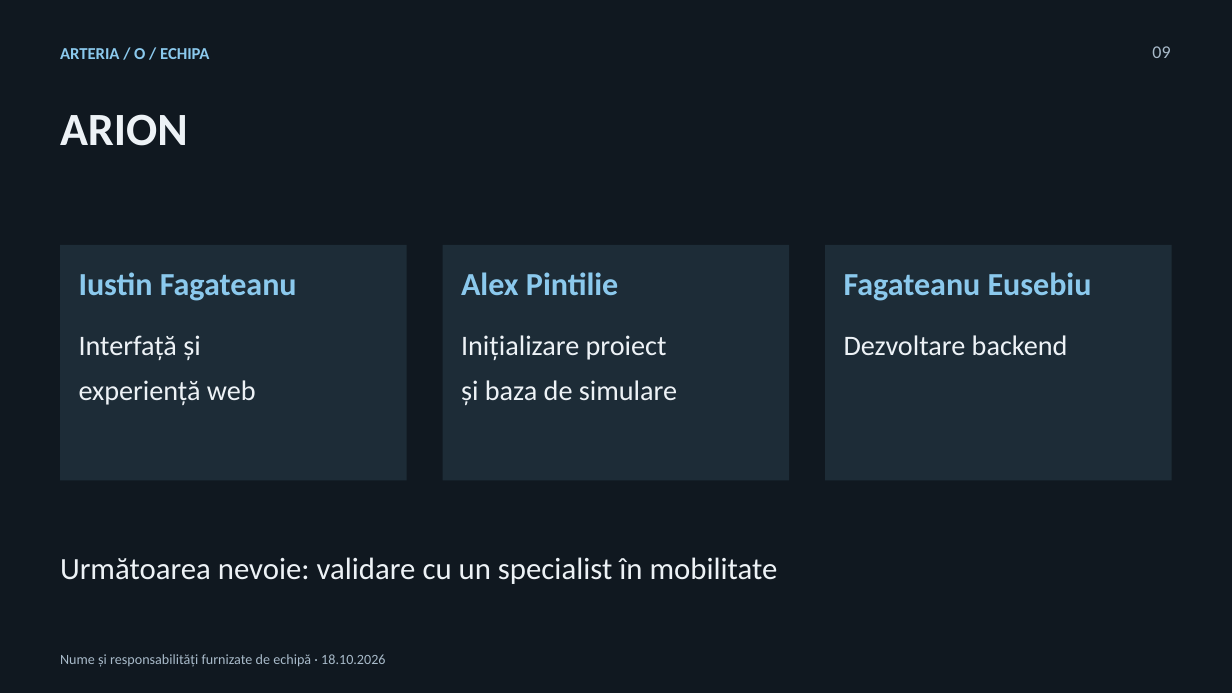
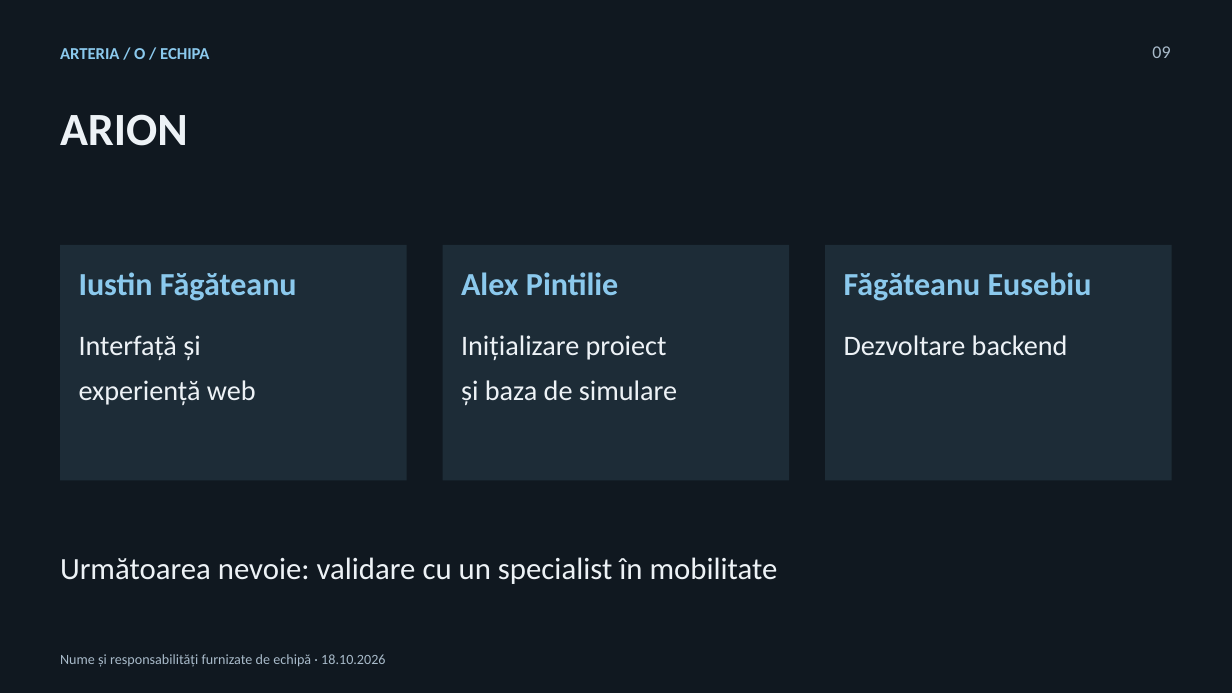
Before and after one commit to AlexPintilie08/arteria, a slide deck: slide 9 of docs/ppt/ARTERIA.pptx. Drawn at 1232x693 pixels with LibreOffice and Linux fonts; fonts in the diff are those of the drawing. Boxes give left, top, right and bottom in pixels: in the first picture for what was removed or moved away, otherwise in the second. Text is boxed around its words. In the diff, an @@ line names an element or a change of style, - is before the commit and + after.

Commit message:
docs(ppt): add Romanian diacritics

```diff
--- a/docs/ppt/ARTERIA.pptx
+++ b/docs/ppt/ARTERIA.pptx
@@ text at (x1=79, y1=272, x2=297, y2=301): text changed @@
-Iustin Fagateanu
+Iustin Făgăteanu
@@ text at (x1=844, y1=272, x2=1092, y2=301): text changed @@
-Fagateanu Eusebiu
+Făgăteanu Eusebiu
```
Also in this commit, not shown: 7 other files.
